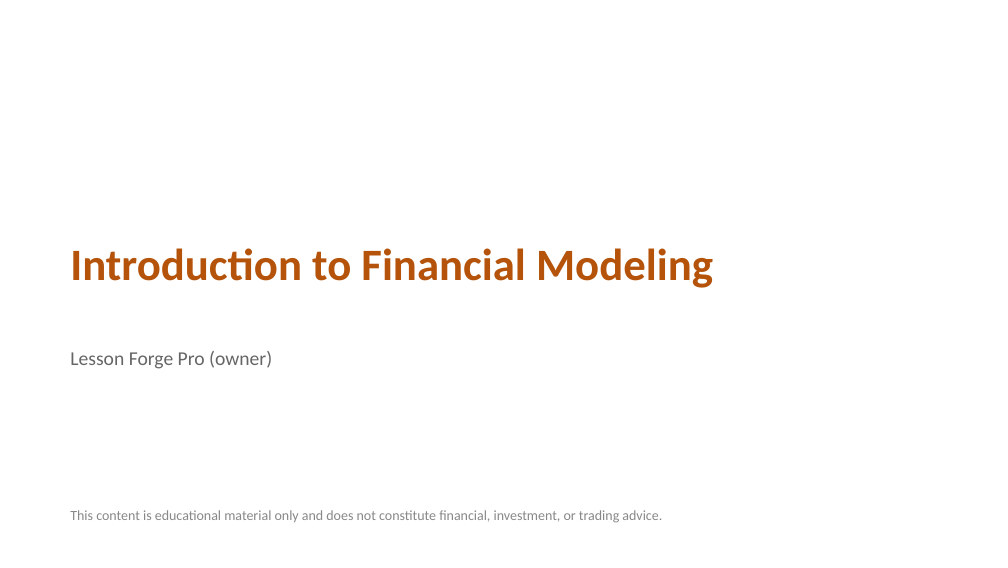
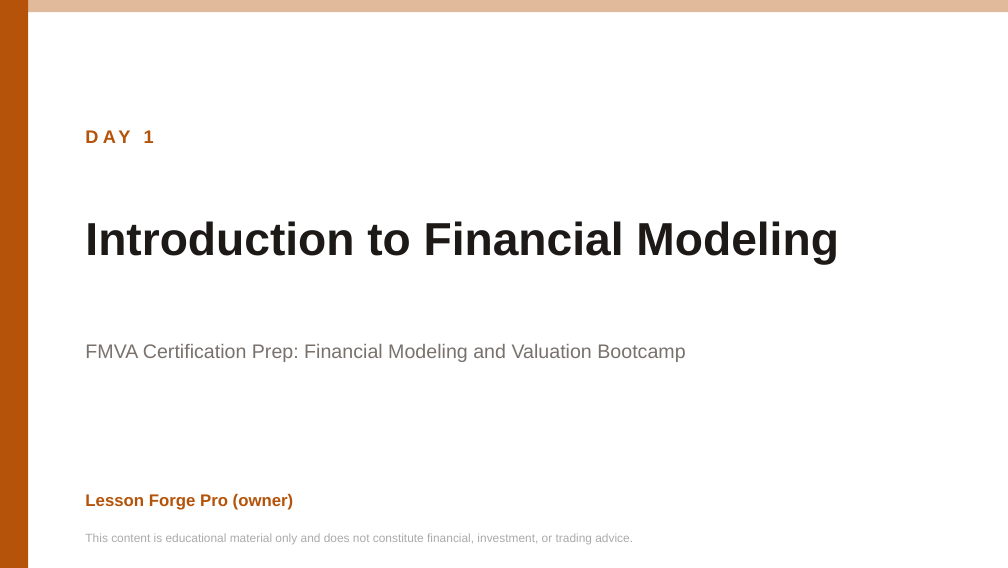
Before and after one commit to mbinmahfooz74-svg/lesson-forge-pro, a slide deck: slide 1 of docs/fmva/packs/day1-slides.pptx. Drawn at 1008x568 pixels with LibreOffice and Linux fonts; fonts in the diff are those of the drawing. Boxes give left, top, right and bottom in pixels: in the first picture for what was removed or moved away, otherwise in the second. Text is boxed around its words. In the diff, an @@ line names an element or a change of style, - is before the commit and + after.

```diff
--- a/docs/fmva/packs/day1-slides.pptx
+++ b/docs/fmva/packs/day1-slides.pptx
@@ rectangle added at <box>0,0,28,568</box>, fill #B45309 @@
@@ rectangle added at <box>28,0,1008,12</box>, fill #B45309 at 40% opacity @@
@@ text added at <box>144,130,154,143</box>, 13 pt, text #B45309, bold @@
+DAY 1
@@ text "Introduction to Financial Modeling": place and size @@
-text "Introduction to Financial Modeling" at <box>70,248,713,288</box>
+text "Introduction to Financial Modeling" at <box>85,221,839,265</box>
@@ text "Introduction to Financial Modeling" at <box>85,221,839,265</box>: size 32 to 33 pt, font Calibri to Arial, text colour #B45309 to #1C1917 @@
@@ text added at <box>85,344,685,362</box>, 14 pt, text #78716C @@
+FMVA Certification Prep: Financial Modeling and Valuation Bootcamp
@@ text "Lesson Forge Pro (owner)": place and size @@
-text "Lesson Forge Pro (owner)" at <box>70,351,272,369</box>
+text "Lesson Forge Pro (owner)" at <box>85,493,294,510</box>
@@ text "Lesson Forge Pro (owner)" at <box>85,493,294,510</box>: size 14 to 12 pt, font Calibri to Arial, text colour #666666 to #B45309, bold on @@
@@ text "This content is educational material ...": place and size @@
-text "This content is educational material ..." at <box>70,510,662,523</box>
+text "This content is educational material ..." at <box>85,533,633,544</box>
@@ text "This content is educational material ..." at <box>85,533,633,544</box>: size 10 to 8.5 pt, font Calibri to Arial, text colour #888888 to #AAAAAA @@
```
Also in this commit, not shown: 1 other slide changed, 17 slides added, 9 slides removed, 30 other files.
